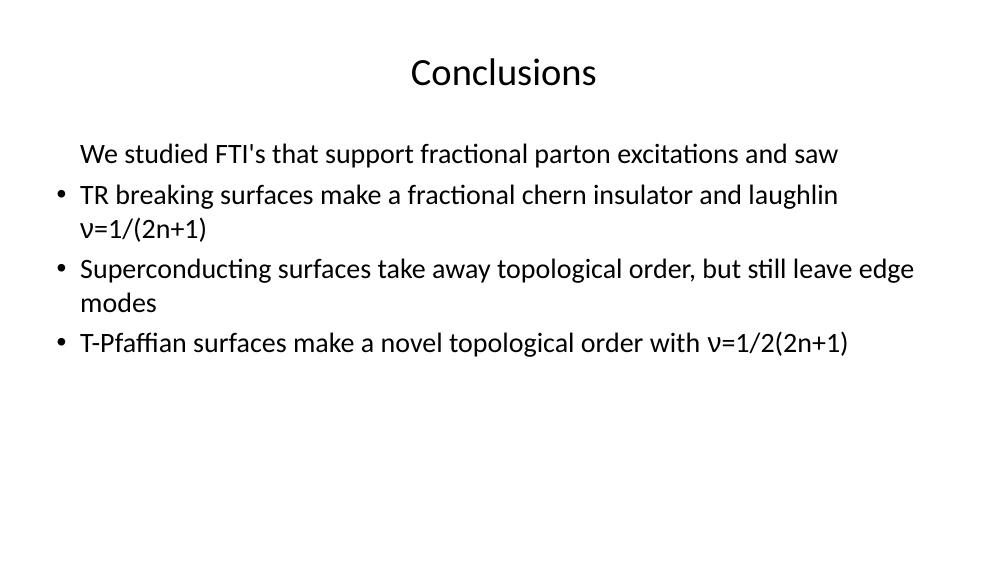
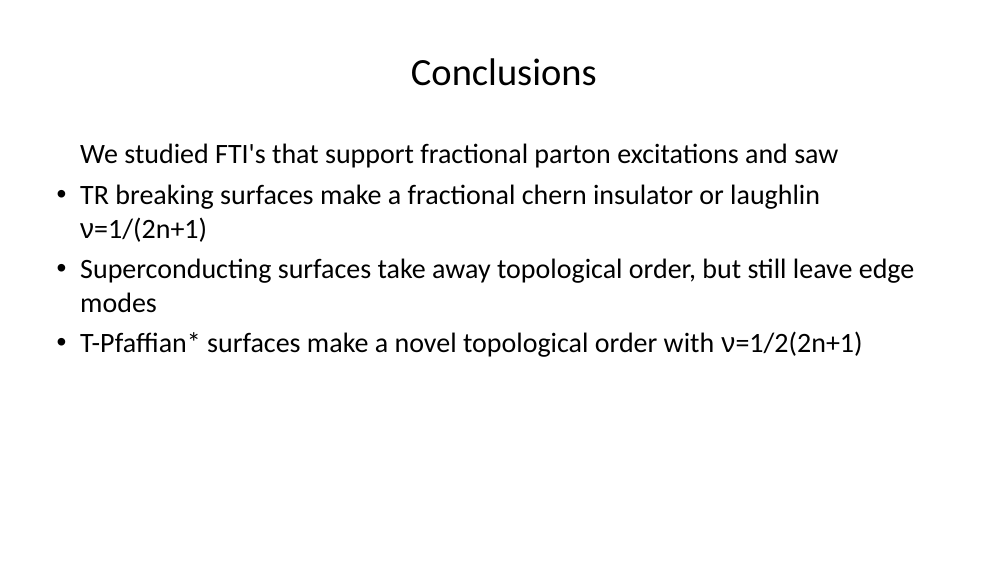
Before and after one commit to asirota12/Thesis, a slide deck: slide 39 of Thesis2.odp (slide 32 before the commit). Drawn at 1008x567 pixels with LibreOffice and Linux fonts; fonts in the diff are those of the drawing. Boxes give left, top, right and bottom in pixels: in the first picture for what was removed or moved away, otherwise in the second. Text is boxed around its words. In the diff, an @@ line names an element or a change of style, - is before the commit and + after.

```diff
--- a/Thesis2.odp
+++ b/Thesis2.odp
@@ text at (80,184,820,242): text changed @@
-• TR breaking surfaces make a fractional chern insulator and laughlin ν=1/(2n+1)
+• TR breaking surfaces make a fractional chern insulator or laughlin ν=1/(2n+1)
@@ text at (80,331,862,357): text changed @@
-• T-Pfaffian surfaces make a novel topological order with ν=1/2(2n+1)
+• T-Pfaffian* surfaces make a novel topological order with ν=1/2(2n+1)
```
Also in this commit, not shown: 21 other slides changed, 16 slides added, 2 slides removed, 23 other files.
